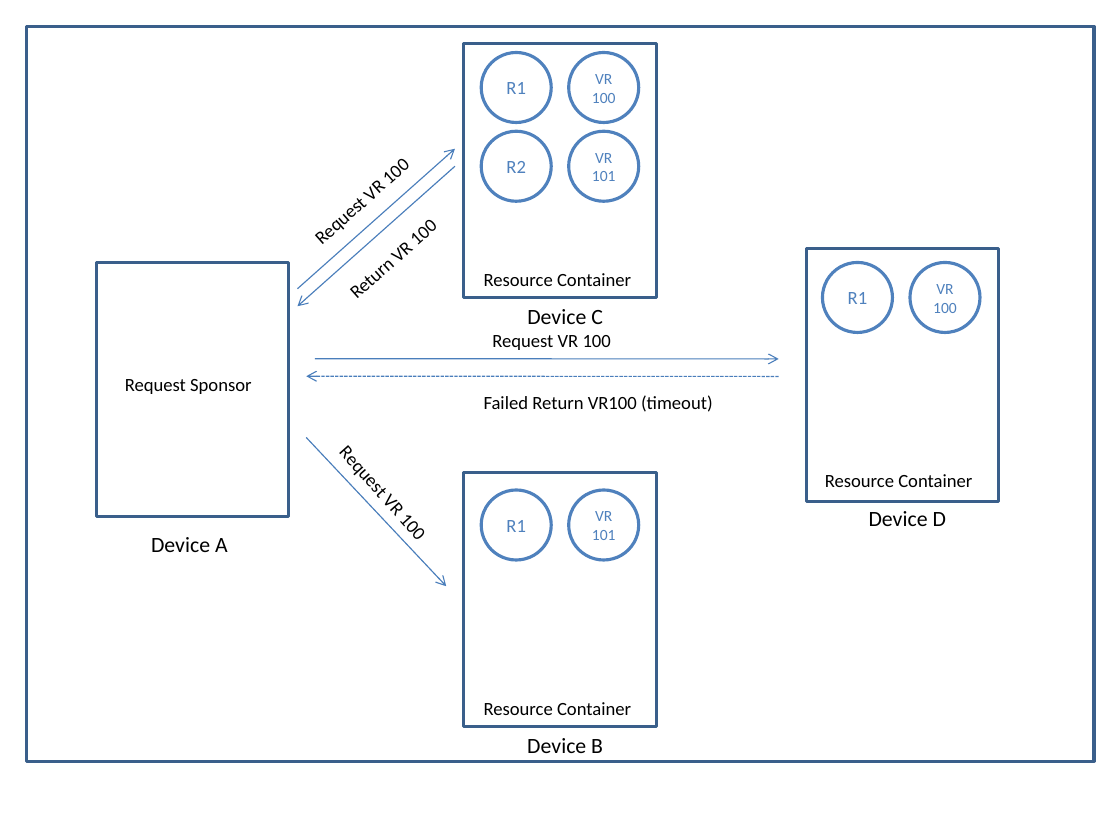
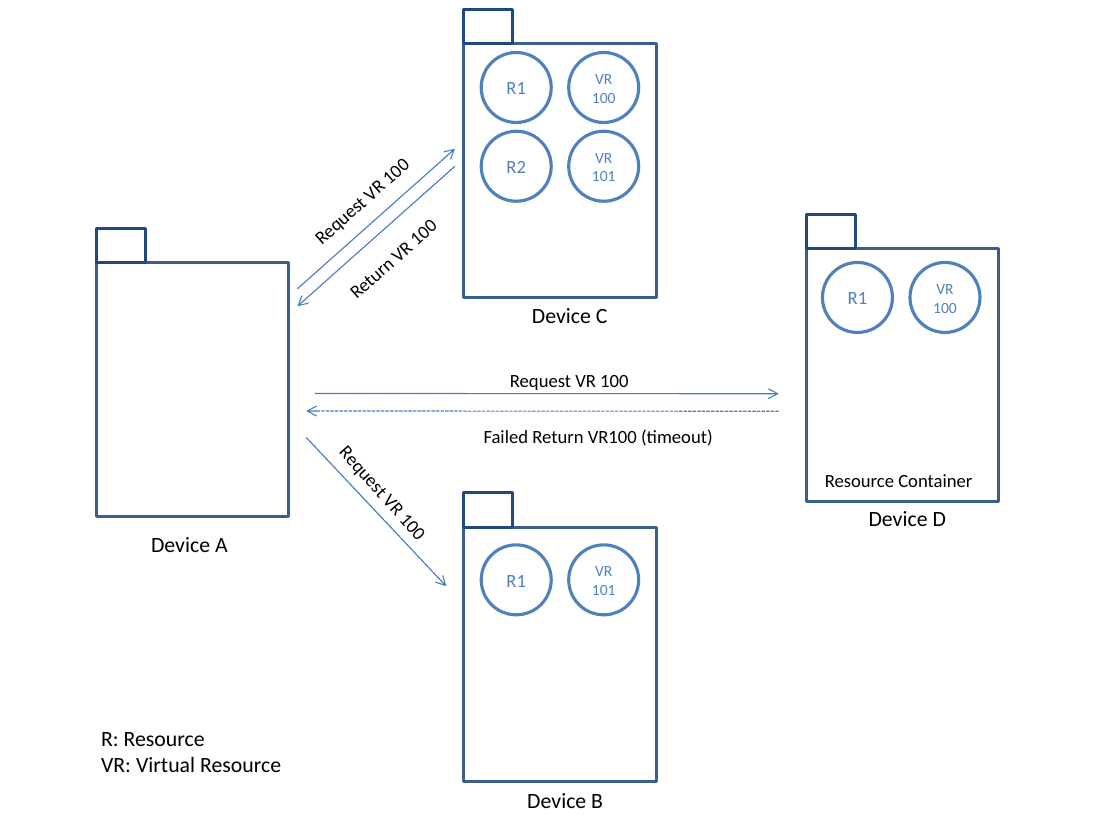
Before and after one commit to chennanoka/Thesis, a slide deck: slide 14 of ThesisImg.pptx. Drawn at 1120x840 pixels with LibreOffice and Linux fonts; fonts in the diff are those of the drawing. Boxes give left, top, right and bottom in pixels: in the first picture for what was removed or moved away, otherwise in the second. Text is boxed around its words. In the diff, an @@ line names an element or a change of style, - is before the commit and + after.

```diff
--- a/ThesisImg.pptx
+++ b/ThesisImg.pptx
@@ rectangle removed at (27,26,1094,760) @@
-ads
@@ rectangle added at (464,9,513,44), fill #FFFFFF, outline #1F497D 2 pt @@
@@ rectangle added at (96,228,146,263), fill #FFFFFF, outline #1F497D 2 pt @@
@@ rectangle added at (806,214,856,249), fill #FFFFFF, outline #1F497D 2 pt @@
@@ text removed at (484,273,631,286) @@
-Resource Container
@@ text "Device C": place and size @@
-text "Device C" at (527,309,603,324)
+text "Device C" at (532,308,608,323)
@@ text removed at (125,379,252,394) @@
-Request Sponsor
@@ text "Request VR 100": place and size @@
-text "Request VR 100" at (492,335,611,350)
+text "Request VR 100" at (510,375,628,390)
@@ 2 arrows, 1 text: place and size @@
-2 arrows, 1 text at (306,358,778,409)
+2 arrows, 1 text at (306,393,778,446)
@@ rectangle added at (464,493,513,528), fill #FFFFFF, outline #1F497D 2 pt @@
@@ 2 ellipses, 1 text, 1 rectangle: place and size @@
-2 ellipses, 1 text, 1 rectangle at (464,473,656,753)
+2 ellipses, 1 text, 1 rectangle at (464,528,656,808)
@@ text removed at (484,702,631,715) @@
-Resource Container
@@ text added at (101,732,281,772), 14 pt, text #000000 @@
+R: Resource
+VR: Virtual Resource
```
Also in this commit, not shown: 1 other slide changed, 20 other files.
